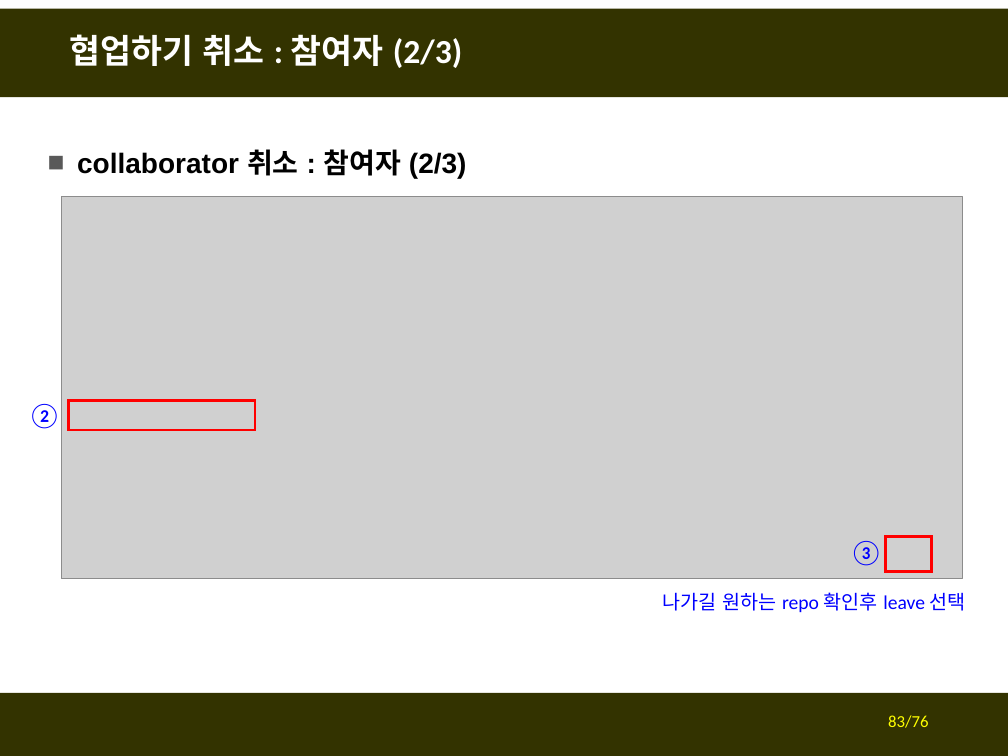
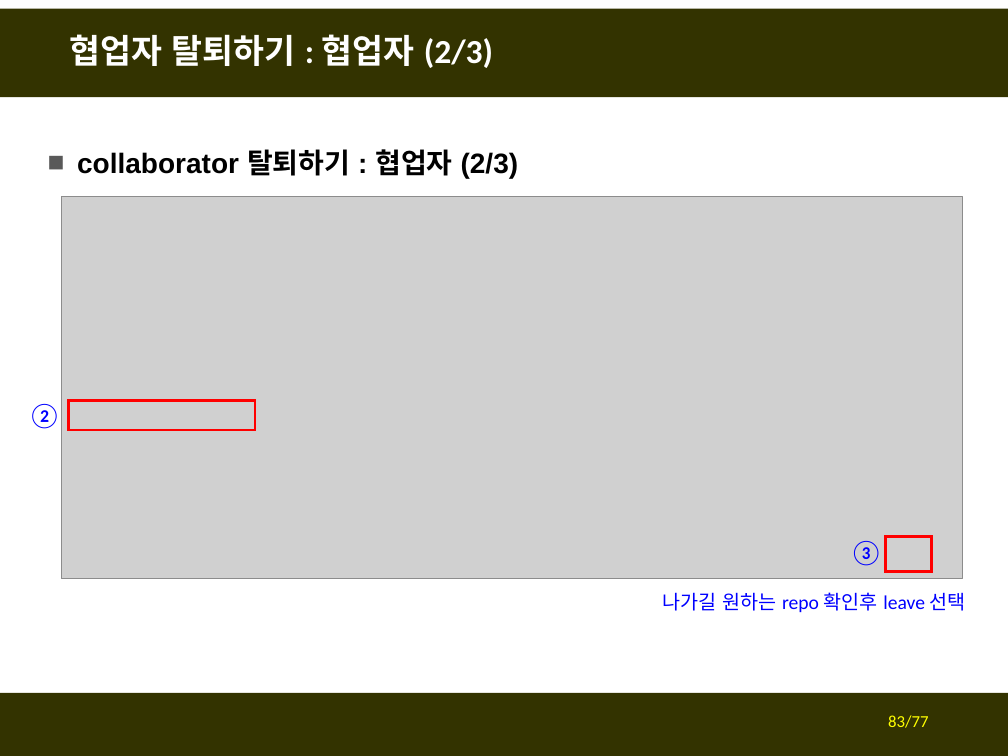
Before and after one commit to fasthill/github-lecture, a slide deck: slide 83 of git및github첫걸음4-협업하기.pptx. Drawn at 1008x756 pixels with LibreOffice and Linux fonts; fonts in the diff are those of the drawing; grey boxes stand for pictures. Boxes give left, top, right and bottom in pixels: in the first picture for what was removed or moved away, otherwise in the second. Text is boxed around its words. In the diff, an @@ line names an element or a change of style, - is before the commit and + after.

```diff
--- a/git및github첫걸음4-협업하기.pptx
+++ b/git및github첫걸음4-협업하기.pptx
@@ title at (70, 34, 493, 68): text changed @@
-협업하기 취소 : 참여자 (2/3)
+협업자 탈퇴하기 : 협업자 (2/3)
@@ text at (77, 149, 519, 178): text changed @@
-■ collaborator 취소 : 참여자 (2/3)
+■ collaborator 탈퇴하기 : 협업자 (2/3)
@@ page number at (888, 715, 928, 728): text changed @@
-83/76
+83/77
```
Also in this commit, not shown: 9 other slides changed.
